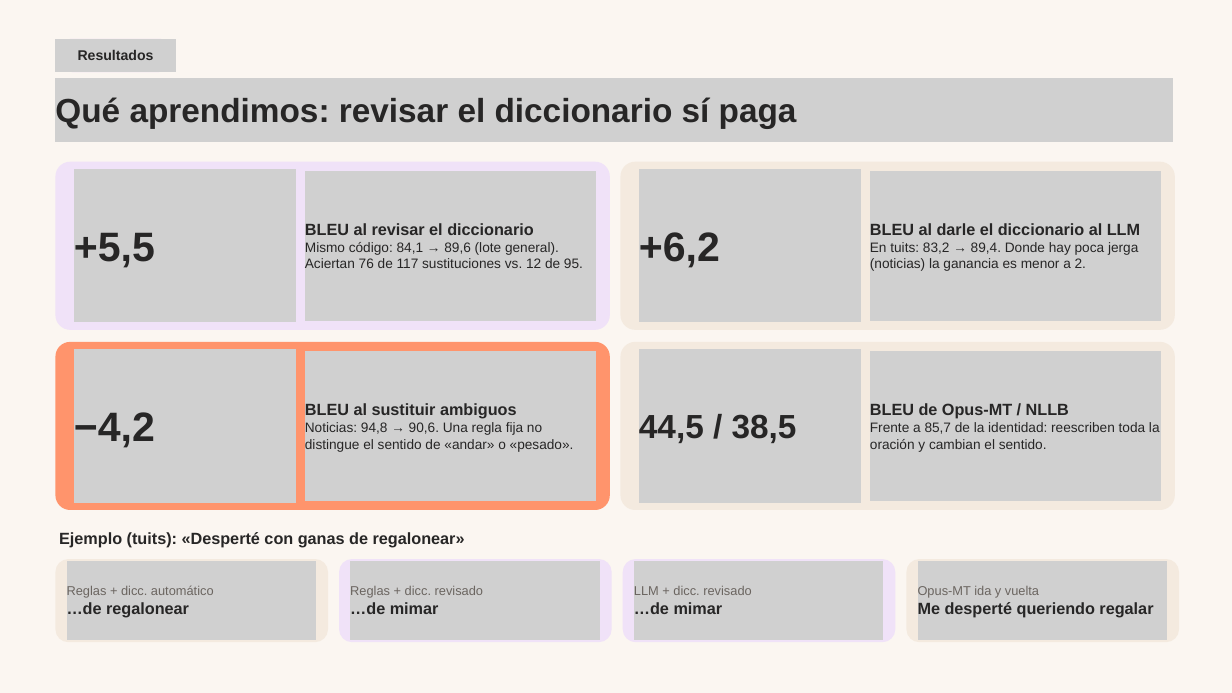
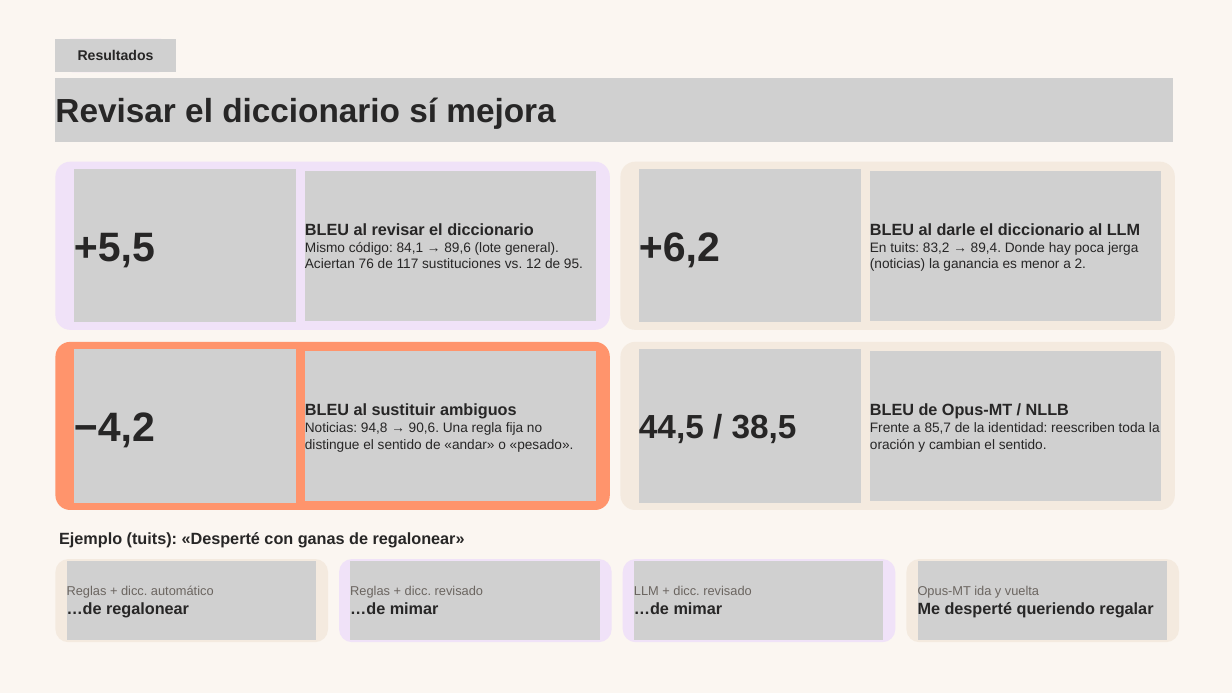
Before and after one commit to carlosiskindacool/proyecto-nlp, a slide deck: slide 10 of docs/avance_proyecto_revisado.pptx. Drawn at 1232x693 pixels with LibreOffice and Linux fonts; fonts in the diff are those of the drawing; grey boxes stand for pictures. Boxes give left, top, right and bottom in pixels: in the first picture for what was removed or moved away, otherwise in the second. Text is boxed around its words. In the diff, an @@ line names an element or a change of style, - is before the commit and + after.

```diff
--- a/docs/avance_proyecto_revisado.pptx
+++ b/docs/avance_proyecto_revisado.pptx
@@ text at box(55, 97, 555, 129): text changed @@
-Qué aprendimos: revisar el diccionario sí paga
+Revisar el diccionario sí mejora
```
Also in this commit, not shown: 7 other slides changed.
